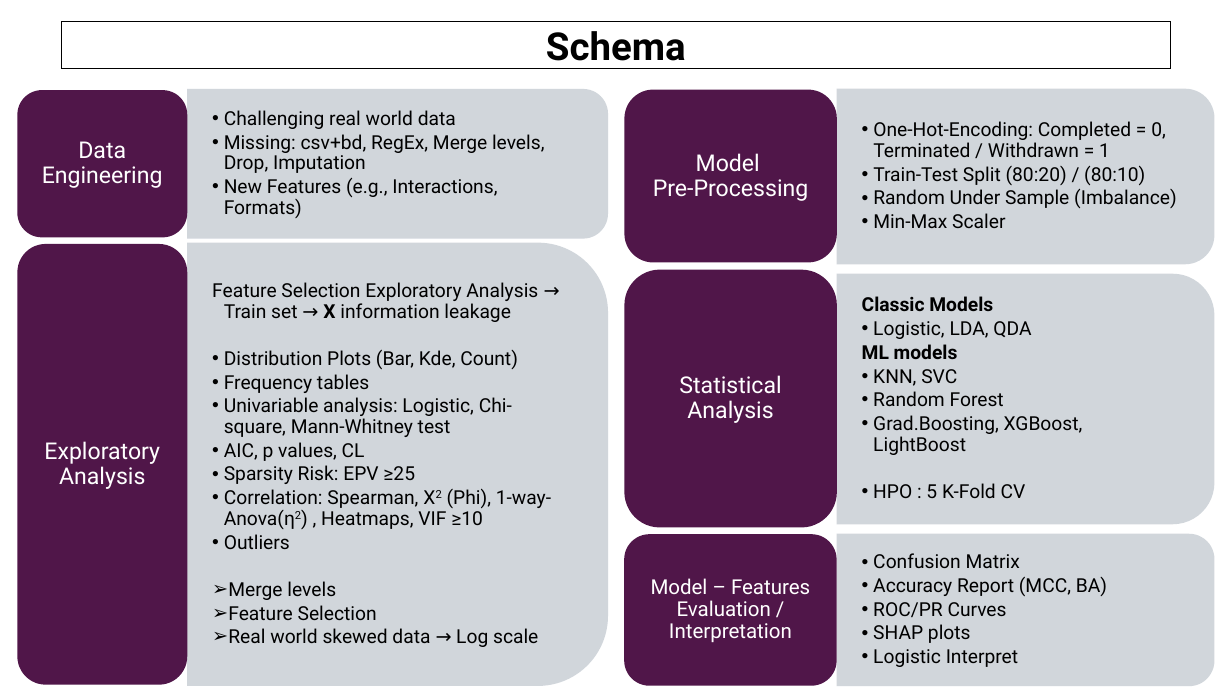
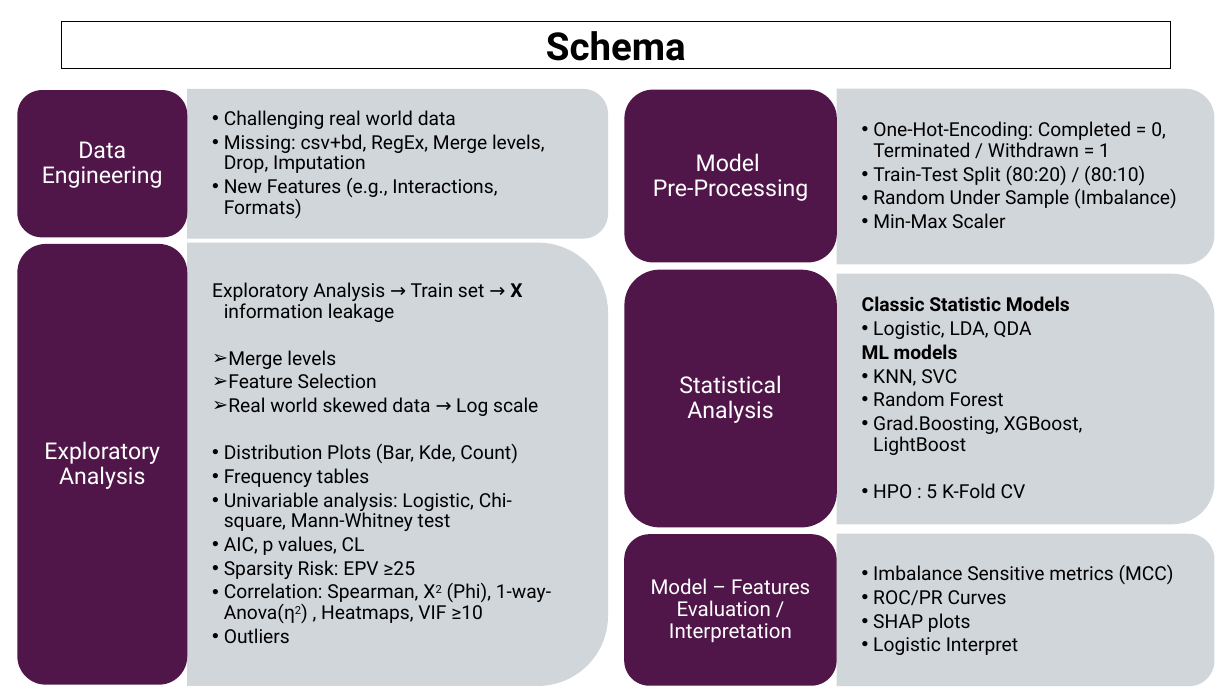
Before and after one commit to AndreouEugenia/Thesis, a slide deck: slide 9 of Thesis_Presentation.pptx. Drawn at 1232x693 pixels with LibreOffice and Linux fonts; fonts in the diff are those of the drawing; background and template pictures are left out. Boxes give left, top, right and bottom in pixels: in the first picture for what was removed or moved away, otherwise in the second. Text is boxed around its words. In the diff, an @@ line names an element or a change of style, - is before the commit and + after.

```diff
--- a/Thesis_Presentation.pptx
+++ b/Thesis_Presentation.pptx
@@ text at bbox=[212, 282, 538, 416]: text changed @@
-  Feature Selection Exploratory Analysis → Train set → X information leakage
+  Exploratory Analysis → Train set → X information leakage
+  ➢ Merge levels
+  ➢ Feature Selection
+  ➢ Real world skewed data → Log scale
@@ text at bbox=[862, 296, 1070, 311]: text changed @@
-  Classic Models
+  Classic Statistic Models
@@ text at bbox=[873, 565, 1174, 584]: text changed @@
-  • Confusion Matrix
-  • Accuracy Report (MCC, BA)
+  • Imbalance Sensitive metrics (MCC)
@@ text at bbox=[228, 581, 538, 647]: paragraphs removed @@
-  ➢ Merge levels
-  ➢ Feature Selection
-  ➢ Real world skewed data → Log scale
```
Also in this commit, not shown: 12 other slides changed, 4 other files.
